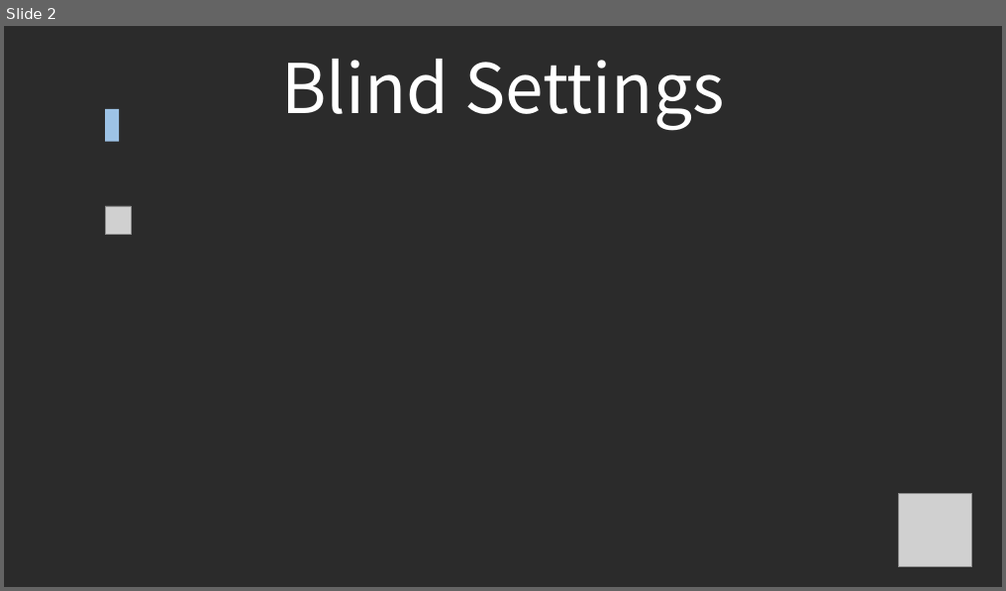
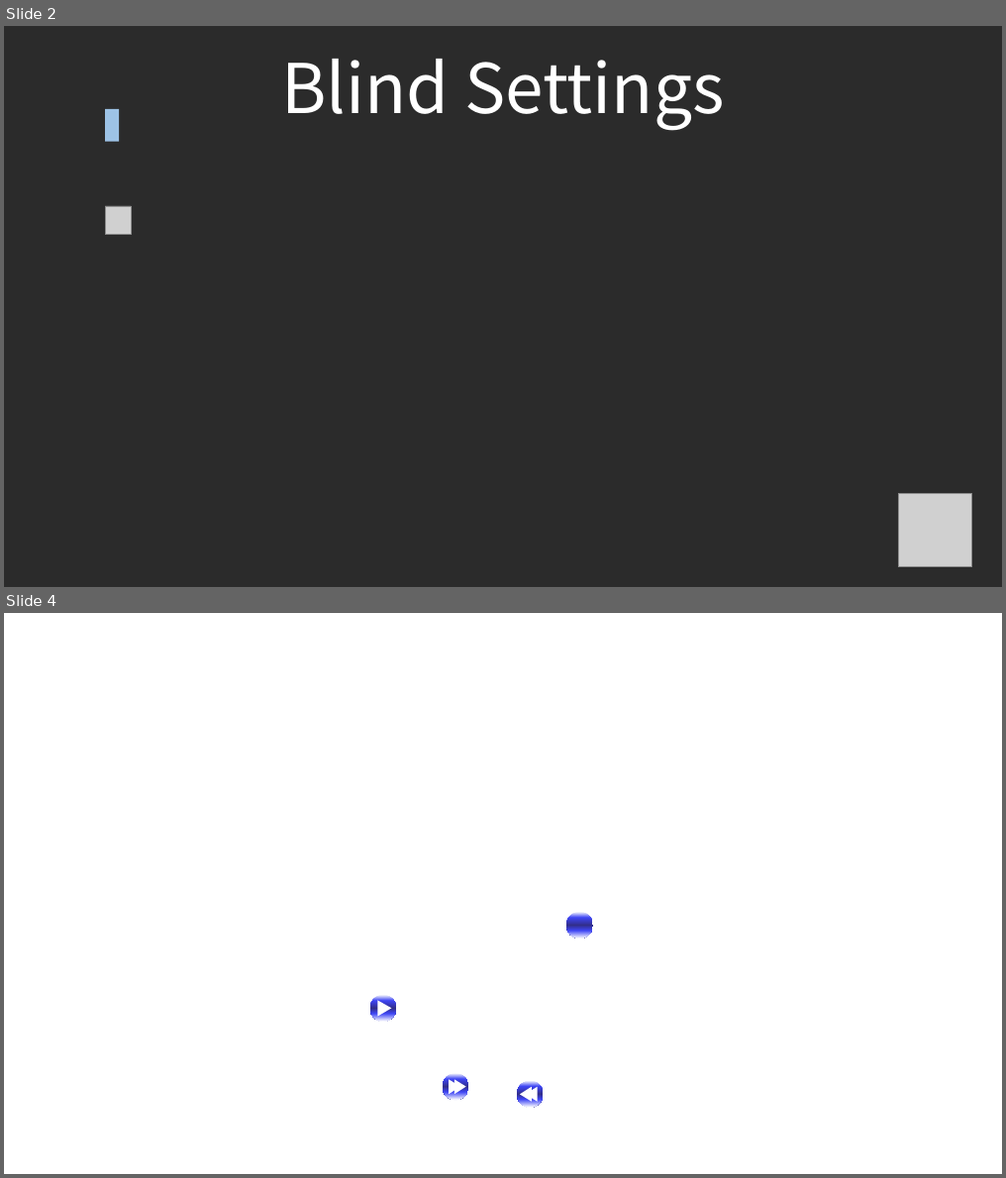
Before and after one commit to kage3175/PokerTimer, a slide deck: 프레젠테이션1.pptx. Shown one above the other, each under a label of ours: slide 2 before the commit, slides 2 and 4 after it; the slides between them are not shown. The pictures are 1006x591 and 1006x1178 pixels, drawn with LibreOffice and Linux fonts; fonts in the diff are those of the drawing; grey boxes stand for pictures; background and template pictures are left out; a plain dark background stands for a picture behind light text. Boxes give left, top, right and bottom in pixels: in the first picture for what was removed or moved away, otherwise in the second. Text is boxed around its words. In the diff, an @@ line names an element or a change of style, - is before the commit and + after.

```diff
--- a/프레젠테이션1.pptx
+++ b/프레젠테이션1.pptx
@@ slide 4 added at [4, 613, 1002, 1174], background #FFFFFF @@
@@ ellipse added at [566, 912, 592, 939], fill gradient #F6F8FC to #3E45F4 to #322E8A to #FFFFFF @@
@@ ellipse added at [370, 995, 396, 1022], fill gradient #F6F8FC to #3E45F4 to #322E8A to #FFFFFF @@
@@ triangle added at [378, 1000, 391, 1016], fill #FFFFFF @@
@@ ellipse added at [443, 1074, 469, 1100], fill gradient #F6F8FC to #3E45F4 to #322E8A to #FFFFFF @@
@@ triangle added at [449, 1079, 460, 1094], fill #FFFFFF @@
@@ triangle added at [454, 1079, 466, 1094], fill #FFFFFF @@
@@ ellipse added at [517, 1081, 543, 1107], fill gradient #F6F8FC to #3E45F4 to #322E8A to #FFFFFF @@
@@ triangle added at [520, 1087, 532, 1102], fill #FFFFFF @@
@@ triangle added at [526, 1087, 538, 1102], fill #FFFFFF @@
```
Also in this commit, not shown: 1 slide changed, 5 other files.
